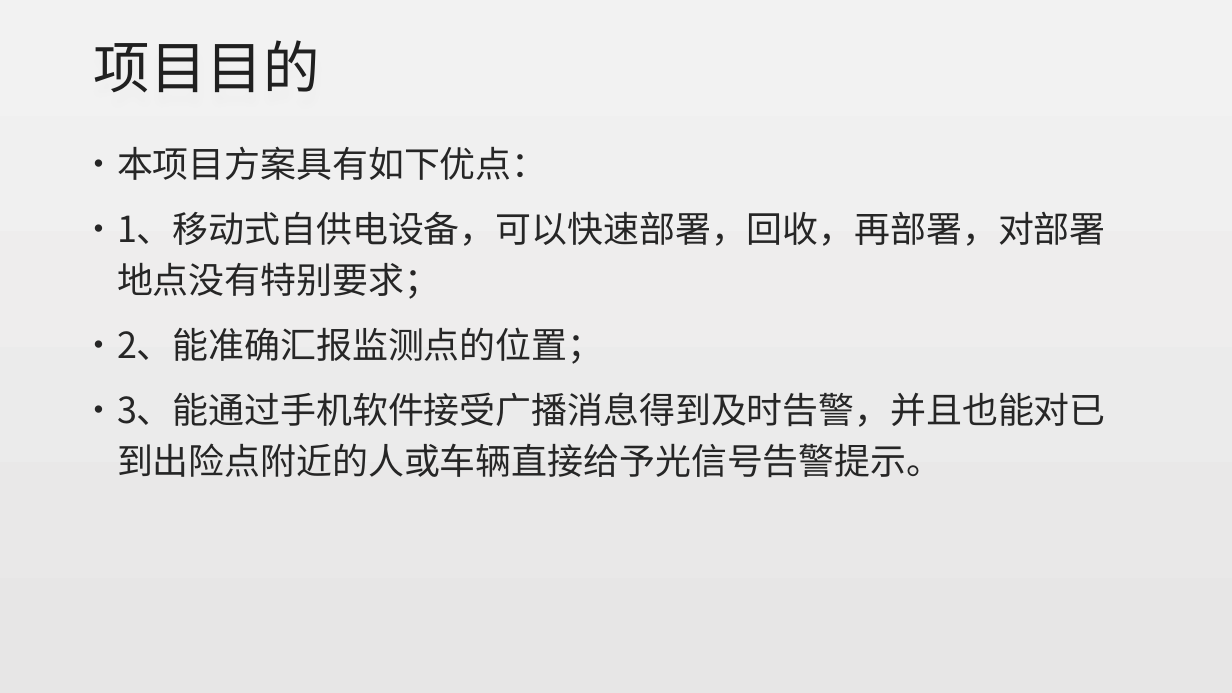
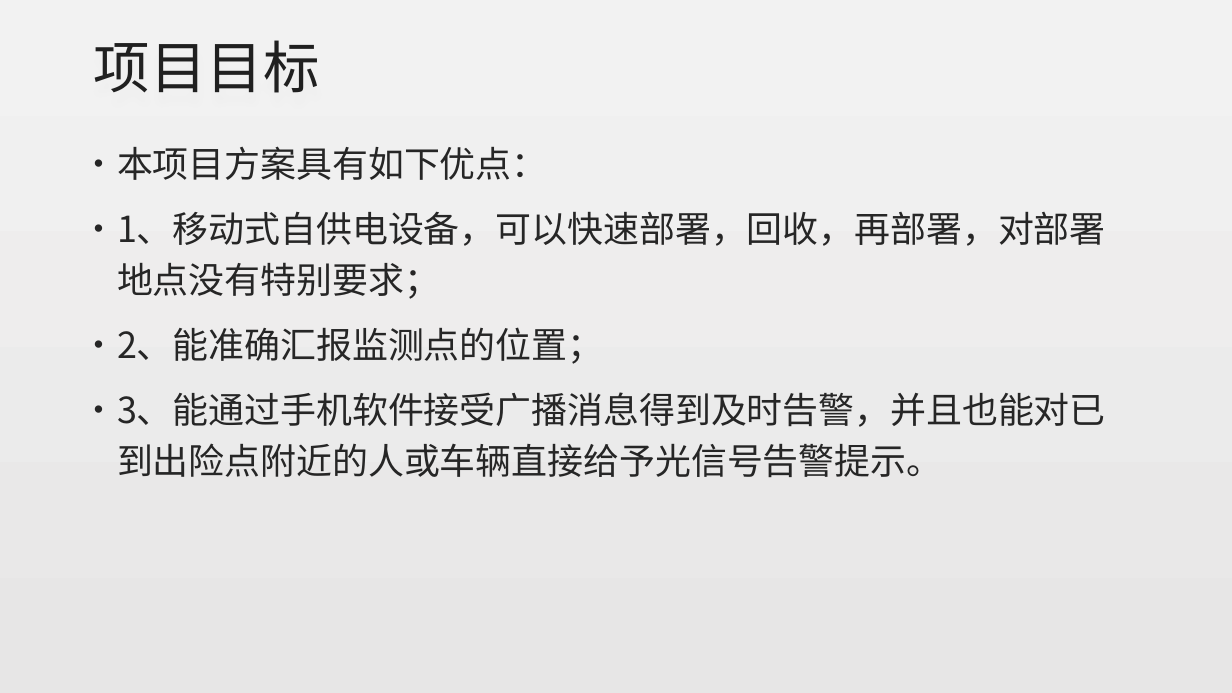
Before and after one commit to alanz2015/Study-Notes, a slide deck: slide 3 of 实时路面积水检测设备实现方案-张沛霖20170816.pptx. Drawn at 1232x693 pixels with LibreOffice and Linux fonts; fonts in the diff are those of the drawing. Boxes give left, top, right and bottom in pixels: in the first picture for what was removed or moved away, otherwise in the second. Text is boxed around its words. In the diff, an @@ line names an element or a change of style, - is before the commit and + after.

```diff
--- a/实时路面积水检测设备实现方案-张沛霖20170816.pptx
+++ b/实时路面积水检测设备实现方案-张沛霖20170816.pptx
@@ title at (94, 40, 320, 93): text changed @@
-项目目的
+项目目标
```
Also in this commit, not shown: 2 other slides changed, 2 slides added.
